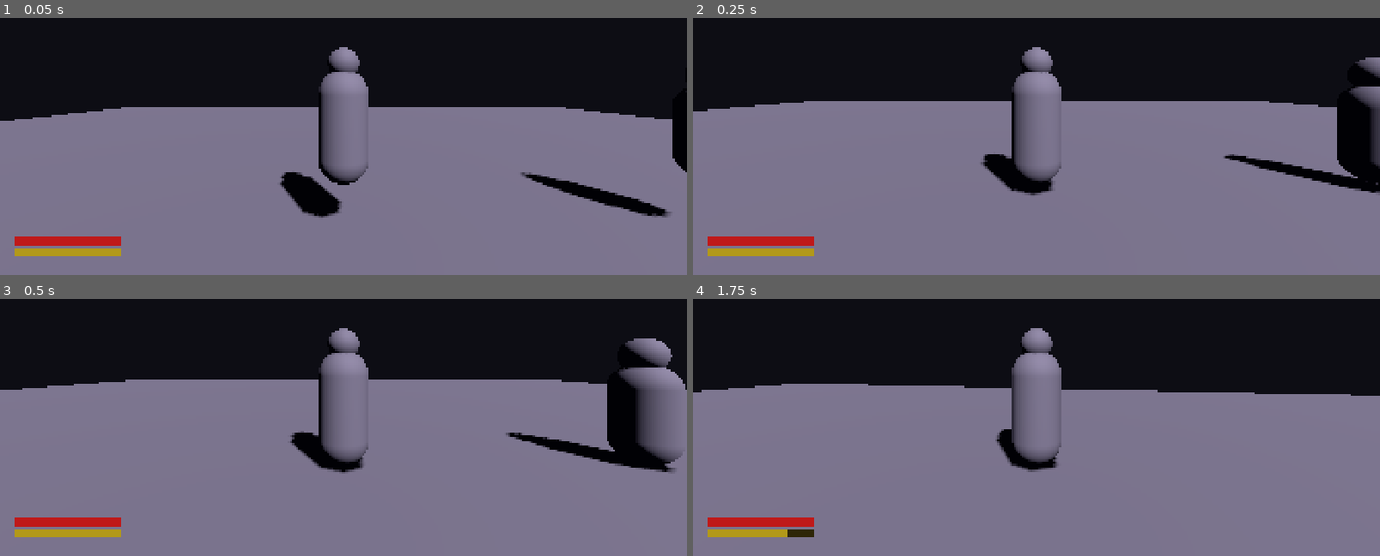
Above: before the commit, frames 1-4 (two rows, left to right).
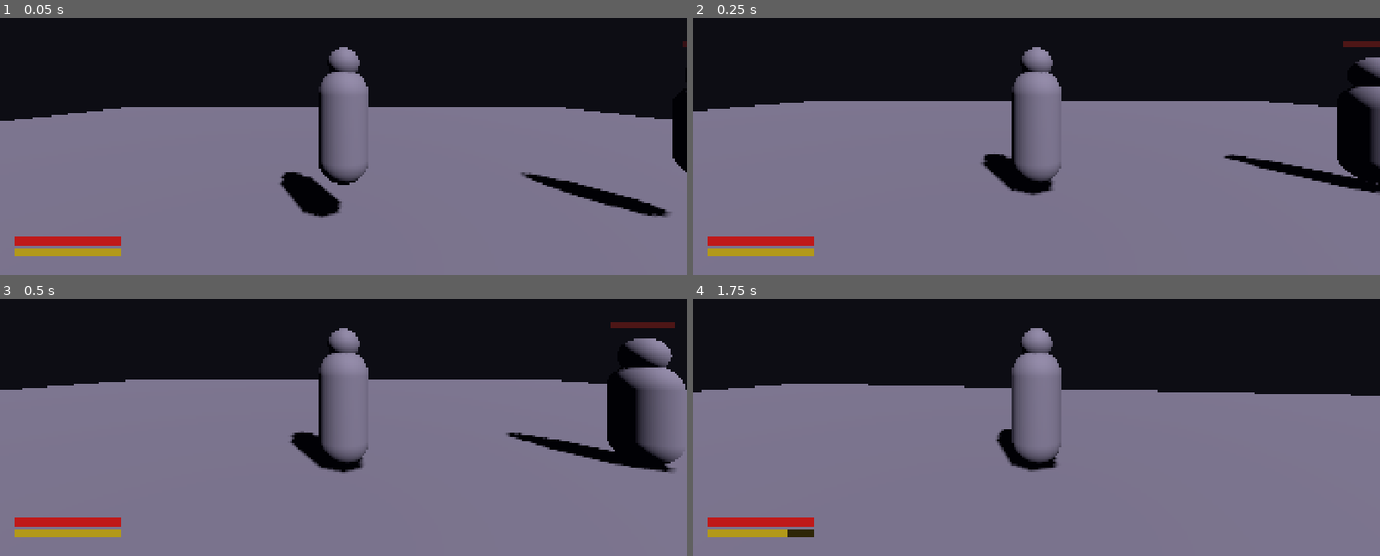
Above: after the commit, the same moments.

Repository: ninjahawk/Clauden-Ring
Game: Godot game, scene res://scenes/world/Main.tscn
The game is run twice, just before and just after one commit, with the same random seed, the same clock (stepped at 60 frames per second) and the same inputs.
Inputs (mouse positions are in pixels of both pictures, inside the frame that each line leads up to):
- Up to frame 1 (0.05 s): no input
- Up to frame 2 (0.25 s): no input
- Up to frame 3 (0.5 s): no input
- Up to frame 4 (1.75 s): tap Enter at 0.5 s; move the mouse to (1070, 360) at 0.52 s; press the mouse at (1070, 360) at 0.53 s; hold W (move_forward) from 0.53 s (still down); move the mouse to (1002, 365) at 1.27 s; release the mouse at (1002, 365) at 1.28 s; tap Space (dodge) at 1.35 s

The runs differ from the first frame. In frame 1, less than 0.1% of the frame differs, in the area x 99-100%, y 9-12%; in frame 2, 0.1%; in frame 3, 0.2%, in the area x 88-99%, y 9-12%; in frame 4, nothing differs.

Commit message:
Add enemy HP bar (billboard, fades in on aggro) and hit flash (0.12s white emission)

Diff:
--- a/scenes/enemies/Enemy.gd
+++ b/scenes/enemies/Enemy.gd
@@ -7,20 +7,41 @@
 const ATTACK_COOLDOWN := 1.2
 const GRAVITY := 20.0
 const HP_MAX := 40.0
+const HIT_FLASH_DURATION := 0.12
 
 var hp: float = HP_MAX
 var attack_timer: float = 0.0
 var player: Node = null
 var is_dead: bool = false
+var hit_flash_timer: float = 0.0
 
 @onready var model: Node3D = $Model
+@onready var hp_bar: Node3D = $EnemyHPBar
+var _body_meshes: Array[MeshInstance3D] = []
+var _original_materials: Array[Material] = []
+var _flash_material: StandardMaterial3D = null
 
 func _ready() -> void:
 	player = get_tree().get_first_node_in_group("player")
+	_body_meshes = [
+		$Model/Body as MeshInstance3D,
+		$Model/Head as MeshInstance3D,
+	]
+	for m in _body_meshes:
+		_original_materials.append(m.get_active_material(0))
+	_flash_material = StandardMaterial3D.new()
+	_flash_material.albedo_color = Color(1, 1, 1, 1)
+	_flash_material.emission_enabled = true
+	_flash_material.emission = Color(1, 1, 1)
+	_flash_material.emission_energy_multiplier = 3.0
+	_flash_material.shading_mode = BaseMaterial3D.SHADING_MODE_UNSHADED
 
 func _physics_process(delta: float) -> void:
 	if is_dead:
 		return
+
+	_tick_hit_flash(delta)
+
 	if not is_on_floor():
 		velocity.y -= GRAVITY * delta
 	else:
@@ -55,17 +76,31 @@
 
 	move_and_slide()
 
+func _tick_hit_flash(delta: float) -> void:
+	if hit_flash_timer > 0.0:
+		hit_flash_timer -= delta
+		if hit_flash_timer <= 0.0:
+			_set_flash(false)
+
 func take_damage(amount: float) -> void:
 	if is_dead:
 		return
 	hp = maxf(hp - amount, 0.0)
+	hit_flash_timer = HIT_FLASH_DURATION
+	_set_flash(true)
+	if hp_bar:
+		hp_bar.show_hit()
 	if hp <= 0.0:
 		_die()
+
+func _set_flash(on: bool) -> void:
+	for i in _body_meshes.size():
+		var mat: Material = _flash_material if on else _original_materials[i]
+		_body_meshes[i].set_surface_override_material(0, mat)
 
 func _die() -> void:
 	is_dead = true
 	velocity = Vector3.ZERO
-	# Fade out and queue_free after a moment
 	var tween := create_tween()
 	tween.tween_property(model, "scale", Vector3.ZERO, 0.4).set_trans(Tween.TRANS_BACK)
 	tween.tween_callback(queue_free)
--- a/scenes/enemies/Enemy.tscn
+++ b/scenes/enemies/Enemy.tscn
@@ -1,6 +1,7 @@
-[gd_scene load_steps=5 format=3]
+[gd_scene load_steps=6 format=3]
 
 [ext_resource type="Script" path="res://scenes/enemies/Enemy.gd" id="1_enemy"]
+[ext_resource type="PackedScene" path="res://scenes/enemies/EnemyHPBar.tscn" id="2_hpbar"]
 
 [sub_resource type="CapsuleShape3D" id="CapsuleShape_1"]
 radius = 0.4
@@ -30,3 +31,6 @@
 [node name="Head" type="MeshInstance3D" parent="Model"]
 transform = Transform3D(1.0, 0.0, 0.0, 0.0, 1.0, 0.0, 0.0, 0.0, 1.0, 0.0, 1.72, 0.0)
 mesh = SubResource("SphereMesh_1")
+
+[node name="EnemyHPBar" parent="." instance=ExtResource("2_hpbar")]
+transform = Transform3D(1.0, 0.0, 0.0, 0.0, 1.0, 0.0, 0.0, 0.0, 1.0, 0.0, 2.2, 0.0)
--- /dev/null
+++ b/scenes/enemies/EnemyHPBar.gd
@@ -0,0 +1,50 @@
+extends Node3D
+
+const FADE_DELAY := 3.0
+const AGGRO_SHOW_DIST := 14.0
+
+@onready var fill_mesh: MeshInstance3D = $Fill
+
+var enemy: Node = null
+var fade_timer: float = 0.0
+var visible_alpha: float = 0.0
+
+func _ready() -> void:
+	enemy = get_parent()
+	_set_alpha(0.0)
+
+func _process(delta: float) -> void:
+	if not enemy:
+		return
+
+	var player := get_tree().get_first_node_in_group("player")
+	var should_show := false
+	if player:
+		var dist: float = enemy.global_position.distance_to(player.global_position)
+		should_show = dist <= AGGRO_SHOW_DIST and not enemy.get("is_dead")
+
+	if should_show:
+		fade_timer = FADE_DELAY
+	else:
+		fade_timer = maxf(fade_timer - delta, 0.0)
+
+	var target_alpha: float = 1.0 if fade_timer > 0.0 else 0.0
+	visible_alpha = move_toward(visible_alpha, target_alpha, delta * 5.0)
+	_set_alpha(visible_alpha)
+
+	var hp_pct: float = clampf(float(enemy.get("hp")) / float(enemy.get("HP_MAX")), 0.0, 1.0)
+	fill_mesh.scale.x = hp_pct
+	fill_mesh.position.x = (hp_pct - 1.0) * 0.5
+
+func show_hit() -> void:
+	fade_timer = FADE_DELAY
+	visible_alpha = 1.0
+
+func _set_alpha(a: float) -> void:
+	for child in get_children():
+		var mi := child as MeshInstance3D
+		if not mi:
+			continue
+		var mat := mi.get_active_material(0) as StandardMaterial3D
+		if mat:
+			mat.albedo_color.a = a * (0.7 if mi.name == "Background" else 1.0)
--- /dev/null
+++ b/scenes/enemies/EnemyHPBar.tscn
@@ -0,0 +1,34 @@
+[gd_scene load_steps=7 format=3]
+
+[ext_resource type="Script" path="res://scenes/enemies/EnemyHPBar.gd" id="1_hpbar"]
+
+[sub_resource type="QuadMesh" id="QuadMesh_bg"]
+size = Vector2(1.0, 0.1)
+
+[sub_resource type="StandardMaterial3D" id="Mat_bg"]
+transparency = 1
+albedo_color = Color(0.1, 0.1, 0.1, 0.7)
+shading_mode = 0
+billboard_mode = 1
+no_depth_test = true
+
+[sub_resource type="QuadMesh" id="QuadMesh_fill"]
+size = Vector2(1.0, 0.1)
+
+[sub_resource type="StandardMaterial3D" id="Mat_fill"]
+transparency = 1
+albedo_color = Color(0.8, 0.1, 0.1, 1.0)
+shading_mode = 0
+billboard_mode = 1
+no_depth_test = true
+
+[node name="EnemyHPBar" type="Node3D"]
+script = ExtResource("1_hpbar")
+
+[node name="Background" type="MeshInstance3D" parent="."]
+mesh = SubResource("QuadMesh_bg")
+surface_material_override/0 = SubResource("Mat_bg")
+
+[node name="Fill" type="MeshInstance3D" parent="."]
+mesh = SubResource("QuadMesh_fill")
+surface_material_override/0 = SubResource("Mat_fill")
--- a/scripts/DebugCapture.gd
+++ b/scripts/DebugCapture.gd
@@ -7,8 +7,7 @@
 func _ready() -> void:
 	if not ENABLED:
 		return
-	await get_tree().process_frame
-	await get_tree().process_frame
+	await get_tree().create_timer(1.5).timeout
 	var img := get_viewport().get_texture().get_image()
 	img.save_png(SCREENSHOT_PATH)
 	print("Screenshot saved to: ", ProjectSettings.globalize_path(SCREENSHOT_PATH))
Not shown, added: scenes/enemies/EnemyHPBar.gd.uid
